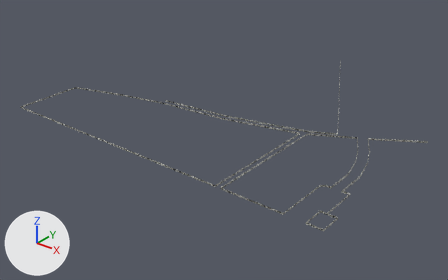
What one commit did to the Blender file media/models/curb.blend.
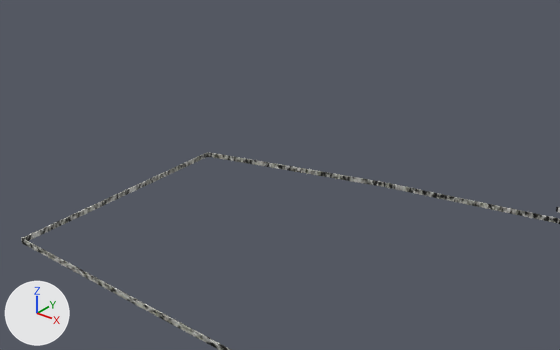
Each version is shown whole from a camera (50 mm lens) standing at (188.0, -342.0, 201.0) and looking at (-116.0, 38.0, -35.0), then close up from a camera (50 mm lens) standing at (-110.0, -153.0, 86.0) and looking at (-217.0, -19.0, 3.0). The axes (+X, +Y, +Z) are drawn at lower left. The lights are the same throughout.
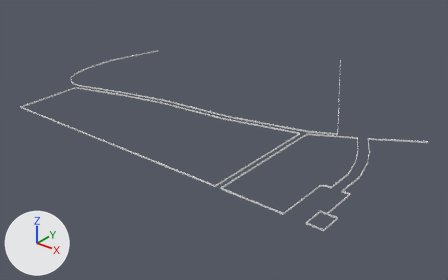
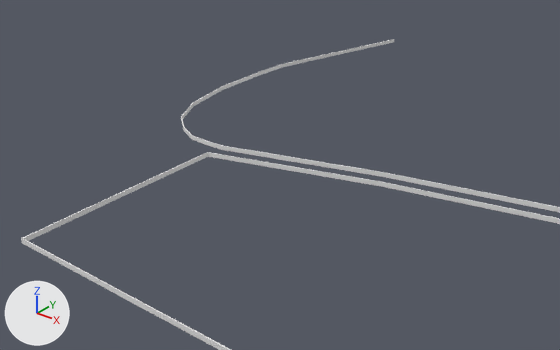
Commit message: Изменено: curb

What differs and where, as boxes (x1, y1, x2, y2) in the close-ups (560 x 350 px):
'Cube.002', reshaped
    before: (21, 152, 560, 350)
    after: (21, 39, 560, 350)
part 1 of me_cube_004, built on
    after: (181, 39, 557, 212)
part 2 of me_cube_004, recoloured
    both: (21, 153, 560, 350)

The change in detail:
me_cube_004 is used by ob_cube_002; location (25.9, -31.8, 0.0); scale (0.262, 0.262, 0.262).
me_cube_004 had 232 vertices, 231 faces and spanned x -1027.0..85.0, y -164.0..882.0, z -5.0..4.0.
me_cube_004 now has 280 vertices, 279 faces and spans x -1152.0..85.0, y -164.0..882.0, z -5.0..4.0.
Part 1, on me_cube_004:
1 face is deleted.
24 vertices are added at x -1152.0..-862.0, y 77.0..531.0, z -2.0.
24 new vertices lie (0.0, 0.0, 5.0) away from vertices in x -1152.0..-862.0, y 77.0..531.0, z -2.0.
49 new faces join them.
me_cube_004 part 2: 230 faces spanning x -1027.0..85.0, y -164.0..882.0, z -5.0..4.0 switch from mat_curb2_jpg_001 (picture img_curb2_jpg_001) to no material.
